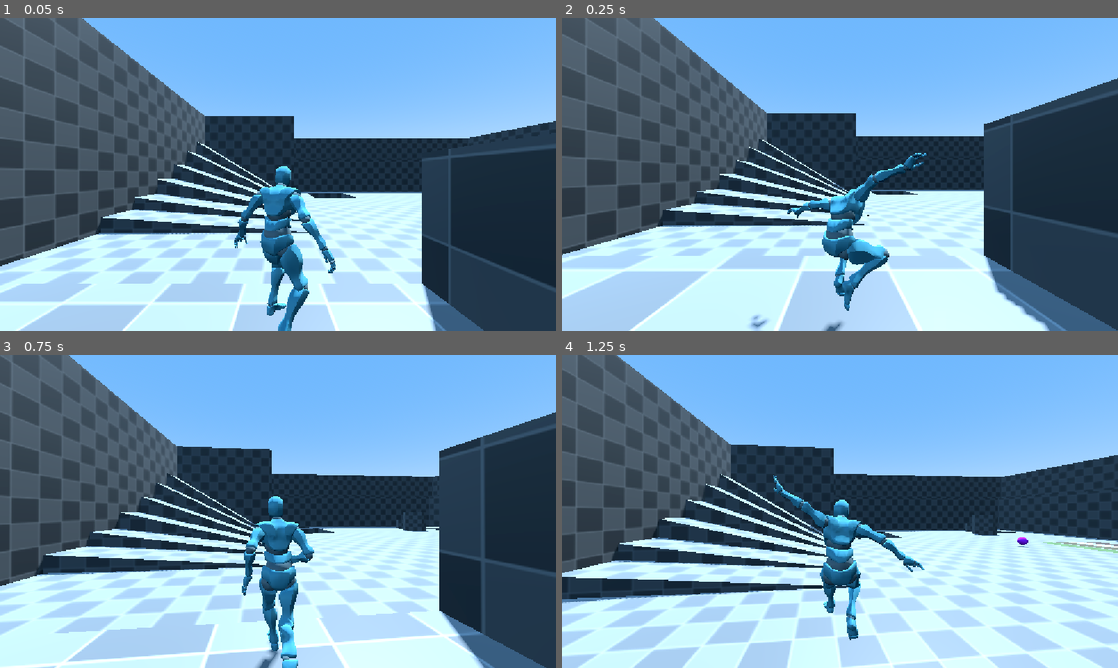
Above: before the commit, frames 1-4 (two rows, left to right).
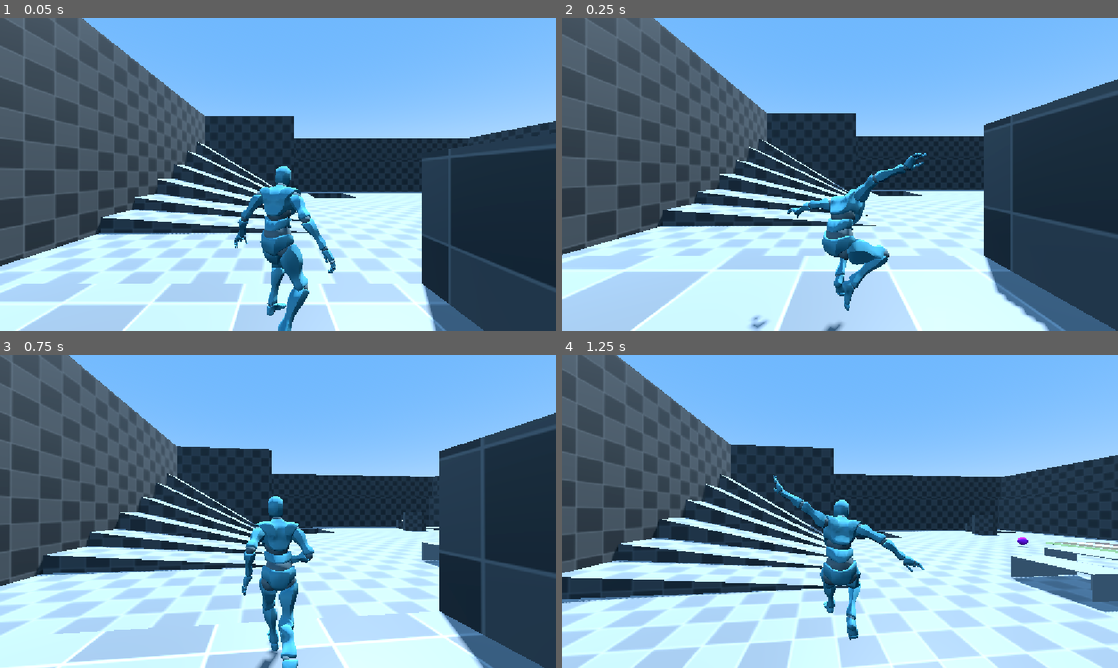
Above: after the commit, the same moments.

Repository: Calipur-Neeson/Tico_Project
Game: Godot game, scene res://Scenes/TestScene.tscn
Two runs of this game, one before a commit and one after it. Both use one fixed random seed, a clock stepped at 60 frames per second and the inputs below.
Inputs (mouse positions are in pixels of both pictures, inside the frame that each line leads up to):
- Up to frame 1 (0.05 s): no input
- Up to frame 2 (0.25 s): no input
- Up to frame 3 (0.75 s): tap Enter at 0.5 s; move the mouse to (305, 511) at 0.52 s; hold W (Move_Forward) from 0.53 s (still down); tap Ctrl (Crouch) at 0.6 s; click (305, 511) at 0.67 s
- Up to frame 4 (1.25 s): keep holding W (Move_Forward); tap Space (Jump) at 0.77, 0.8, 1.07 s

Frame 1 is identical in both runs. In frame 2, 0.4% of the frame differs, in the area x 0-100%, y 4-100%; in frame 3, 1.0%; in frame 4, 2.4%, in the area x 0-100%, y 0-83%.

Commit message:
(~)Rewrite crouch movement

Diff:
--- a/Scenes/Player.tscn
+++ b/Scenes/Player.tscn
@@ -30,8 +30,11 @@
 [ext_resource type="Script" uid="uid://c5gbw7dm7dyhg" path="res://Scripts/Container.gd" id="28_utwlt"]
 [ext_resource type="Script" uid="uid://dyg2p2radpdur" path="res://Scripts/Trajectory.gd" id="29_kih0c"]
 
+[sub_resource type="CapsuleShape3D" id="CapsuleShape3D_61ot5"]
+height = 1.75
+
 [sub_resource type="CapsuleShape3D" id="CapsuleShape3D_12j5o"]
-height = 1.7338867
+height = 1.3
 
 [sub_resource type="AnimationLibrary" id="AnimationLibrary_6xh1p"]
 _data = {
@@ -66,8 +69,8 @@
 size = Vector3(1.595, 0.52, 0.225)
 
 [sub_resource type="CylinderShape3D" id="CylinderShape3D_12j5o"]
-height = 1.36
-radius = 0.29
+height = 0.445
+radius = 0.58
 
 [sub_resource type="CapsuleShape3D" id="CapsuleShape3D_5rbs6"]
 margin = 0.0
@@ -85,65 +88,70 @@
 collision_mask = 45
 script = ExtResource("1_yoq75")
 
-[node name="CollisionShape3D" type="CollisionShape3D" parent="." unique_id=27090066]
+[node name="CollisionStand" type="CollisionShape3D" parent="." unique_id=1387532109]
+shape = SubResource("CapsuleShape3D_61ot5")
+
+[node name="CollisionCrouch" type="CollisionShape3D" parent="." unique_id=1528142525]
+transform = Transform3D(1, 0, 0, 0, 1, 0, 0, 0, 1, 0, -0.18, -0.155)
 shape = SubResource("CapsuleShape3D_12j5o")
 
 [node name="Mesh" parent="." unique_id=817030189 instance=ExtResource("1_bhhdu")]
 transform = Transform3D(-1, 0, -1.509958e-07, 0, 1, 0, 1.509958e-07, 0, -1, 0, -0.86376077, 0)
 
 [node name="Skeleton3D" parent="Mesh" index="0" unique_id=307522006]
-bones/0/rotation = Quaternion(-0.19908413, -0.05242326, -0.0065198755, 0.9785575)
-bones/1/rotation = Quaternion(0.0063499487, -0.007146469, -0.003225472, 0.99994916)
-bones/2/rotation = Quaternion(0.13400991, -0.012976201, -0.008354676, 0.99085987)
-bones/3/rotation = Quaternion(0.19077854, -0.013434987, -0.0075761955, 0.98151195)
-bones/4/rotation = Quaternion(-0.09988021, 0.022495793, 0.0022429177, 0.99474263)
-bones/5/rotation = Quaternion(-0.1781315, 0.012108144, 0.0148597695, 0.9838201)
-bones/7/rotation = Quaternion(-0.268074, -0.6485245, 0.38256297, -0.6009974)
-bones/8/rotation = Quaternion(0.023247002, -0.40836248, 0.33286455, 0.8496475)
-bones/9/rotation = Quaternion(-0.048842218, -0.12783194, 0.23590428, 0.96209294)
-bones/10/rotation = Quaternion(-0.3642951, 0.09399819, 0.05620229, 0.92482144)
-bones/11/rotation = Quaternion(-0.01731066, -0.09593918, 0.313636, 0.9445256)
-bones/12/rotation = Quaternion(0.05521022, -0.005822478, -0.2618336, 0.963515)
-bones/13/rotation = Quaternion(-0.024687247, 5.9164e-08, -0.009621278, 0.9996489)
-bones/15/rotation = Quaternion(0.54934114, -0.040409233, 0.062807105, 0.832254)
-bones/16/rotation = Quaternion(0.3122352, -0.047930367, -0.0092793275, 0.9487496)
-bones/17/rotation = Quaternion(0.10134373, 1.0963203e-08, -0.012230188, 0.9947763)
-bones/19/rotation = Quaternion(0.5525867, -0.0544082, 0.07716209, 0.82809037)
-bones/20/rotation = Quaternion(0.24342582, -0.018622622, -0.01073454, 0.9696813)
-bones/21/rotation = Quaternion(0.4409925, -3.318961e-07, -0.053219166, 0.89593154)
-bones/23/rotation = Quaternion(0.5756963, -0.14408056, 0.0242143, 0.804505)
-bones/24/rotation = Quaternion(0.2712247, 0.06614589, -0.0148896165, 0.9601251)
-bones/25/rotation = Quaternion(0.39702925, -2.5510099e-07, -0.047913577, 0.91655445)
-bones/27/rotation = Quaternion(0.60633165, -0.1422127, 0.04974119, 0.7808094)
-bones/28/rotation = Quaternion(0.1637307, 0.071963795, -0.01034673, 0.98382235)
-bones/29/rotation = Quaternion(3.6591703e-06, 8.409115e-10, 0.00022980936, 1)
-bones/31/rotation = Quaternion(0.38775733, -0.54724777, 0.2708135, 0.6905247)
-bones/32/rotation = Quaternion(-0.0848003, 0.40073192, -0.2626067, 0.87364787)
-bones/33/rotation = Quaternion(-0.018228076, 0.1805316, -0.22749709, 0.9567243)
-bones/34/rotation = Quaternion(-0.38180664, 0.029986346, -0.08704227, 0.9196458)
-bones/35/rotation = Quaternion(0.19579, -0.09112494, -0.21477383, 0.9524887)
-bones/36/rotation = Quaternion(-0.11893918, 0.044931665, -0.013936551, 0.9917865)
-bones/37/rotation = Quaternion(-0.02045148, 4.4407827e-08, -0.0064292434, 0.99977016)
-bones/39/rotation = Quaternion(0.5332032, -0.023056764, -0.02150444, 0.8453995)
-bones/40/rotation = Quaternion(0.3326965, -0.041894507, -0.0735884, 0.9392246)
-bones/41/rotation = Quaternion(0.091249734, 2.5835297e-08, 0.0111205205, 0.99576604)
-bones/43/rotation = Quaternion(0.53397006, 0.067259364, -0.0021255089, 0.84282124)
-bones/44/rotation = Quaternion(0.33015755, -0.09440459, -0.022345714, 0.9389273)
-bones/45/rotation = Quaternion(0.48433846, -0.06222459, 0.024265273, 0.8723277)
-bones/47/rotation = Quaternion(0.5345469, 0.034338944, -0.03619999, 0.84366465)
-bones/48/rotation = Quaternion(0.3349852, 0.0033506649, 0.0154098105, 0.9420914)
-bones/49/rotation = Quaternion(0.52858084, 0.014316903, 0.07351793, 0.84557223)
-bones/51/rotation = Quaternion(0.51571614, 0.20422043, 0.04484581, 0.83085483)
-bones/52/rotation = Quaternion(0.2409898, -0.22062816, 0.020597348, 0.94489306)
-bones/53/rotation = Quaternion(1.0671668e-21, 0, -1.0428465e-05, 1)
-bones/55/rotation = Quaternion(0.24900337, 0.6473741, 0.7051043, -0.14741828)
-bones/56/rotation = Quaternion(-0.87468, 0.09440753, -0.1650112, 0.44586283)
-bones/57/rotation = Quaternion(0.7459705, 0.07298361, 0.12832524, 0.64941055)
-bones/58/rotation = Quaternion(0.59331065, -0.028208926, -0.035984237, 0.80367404)
-bones/60/rotation = Quaternion(-0.29392323, 0.7391246, 0.5892648, 0.14167213)
-bones/61/rotation = Quaternion(-0.8898268, -0.106003895, 0.17813094, 0.40649828)
-bones/62/rotation = Quaternion(0.7212264, -0.02347984, -0.049058136, 0.69056106)
-bones/63/rotation = Quaternion(0.53247416, 0.07778512, 0.103260145, 0.83651537)
+bones/0/position = Vector3(-0.008044849, 0.5089571, 0.0139276385)
+bones/0/rotation = Quaternion(0.36145216, 0.05420801, 0.034134492, 0.93018746)
+bones/1/rotation = Quaternion(0.0016549615, -0.0015631486, -0.012093274, 0.9999243)
+bones/2/rotation = Quaternion(0.12463734, 0.004975107, -0.015058967, 0.99207556)
+bones/3/rotation = Quaternion(0.18149136, 0.004097986, -0.015308747, 0.98326486)
+bones/4/rotation = Quaternion(-0.09155849, -0.025093, -0.0178172, 0.9953241)
+bones/5/rotation = Quaternion(-0.3388864, -0.071208455, 0.050598897, 0.9367632)
+bones/7/rotation = Quaternion(-0.49330565, -0.50041276, 0.58501554, -0.4049612)
+bones/8/rotation = Quaternion(0.21848361, -0.019999638, 0.47421724, 0.85263294)
+bones/9/rotation = Quaternion(0.015008808, 0.033682805, 0.6660275, 0.74501514)
+bones/10/rotation = Quaternion(-0.08459319, 0.508482, 0.01735126, 0.8567317)
+bones/11/rotation = Quaternion(0.22000608, 0.07306217, 0.32113725, 0.91822124)
+bones/12/rotation = Quaternion(-0.042944618, -0.03351281, -0.17392924, 0.9832504)
+bones/13/rotation = Quaternion(-0.024723314, -1.1773237e-06, -0.009723831, 0.99964714)
+bones/15/rotation = Quaternion(-0.032646485, 0.048101623, 0.08699284, 0.9945113)
+bones/16/rotation = Quaternion(0.23693876, -0.007515955, 0.0036332246, 0.97148883)
+bones/17/rotation = Quaternion(0.055418897, -2.7510183e-08, -0.00668795, 0.9984408)
+bones/19/rotation = Quaternion(0.033968557, 0.0097638955, 0.016441174, 0.99924)
+bones/20/rotation = Quaternion(0.28092137, -0.012883378, 0.023108866, 0.959366)
+bones/21/rotation = Quaternion(0.10039788, -8.8481606e-08, -0.012115999, 0.9948736)
+bones/23/rotation = Quaternion(0.1626295, -0.013560908, -0.08537452, 0.98289317)
+bones/24/rotation = Quaternion(0.32811874, 0.010097875, 0.02764577, 0.94417787)
+bones/25/rotation = Quaternion(0.15677023, -1.568483e-07, -0.018919073, 0.9874539)
+bones/27/rotation = Quaternion(0.21986325, -0.09024419, -0.25100252, 0.9383571)
+bones/28/rotation = Quaternion(0.3766238, 0.024875324, 0.05201063, 0.9245705)
+bones/29/rotation = Quaternion(0.20282498, 4.4502595e-08, -0.024477012, 0.9789091)
+bones/31/rotation = Quaternion(0.6939358, -0.39517727, 0.44836277, 0.40157062)
+bones/32/rotation = Quaternion(0.11970937, 0.27009168, -0.33741394, 0.89379644)
+bones/33/rotation = Quaternion(-0.009971909, -0.009332932, -0.39997664, 0.91642356)
+bones/34/rotation = Quaternion(-0.5504381, -0.37510014, -0.112966895, 0.73726267)
+bones/35/rotation = Quaternion(0.10057594, 0.2907605, -0.4040051, 0.8614656)
+bones/36/rotation = Quaternion(-0.010226163, 0.0066800048, -0.0015911537, 0.9999241)
+bones/37/rotation = Quaternion(-0.020488072, 1.4706532e-06, -0.0063265287, 0.9997701)
+bones/39/rotation = Quaternion(-0.0035970584, 0.014073225, -0.0805483, 0.99664485)
+bones/40/rotation = Quaternion(0.10863298, -0.00047565985, 0.013485373, 0.99399036)
+bones/41/rotation = Quaternion(0.06406629, 1.3097056e-07, 0.0078076604, 0.9979151)
+bones/43/rotation = Quaternion(0.024024852, 0.008128916, 0.012017955, 0.9996061)
+bones/44/rotation = Quaternion(0.15423337, 0.006282342, -0.0067034285, 0.98799175)
+bones/45/rotation = Quaternion(0.106733024, 7.0101e-09, 0.013007238, 0.9942026)
+bones/47/rotation = Quaternion(0.06122225, -0.008015182, 0.12030047, 0.9908155)
+bones/48/rotation = Quaternion(0.16603014, -0.0039328746, -0.021137249, 0.9858863)
+bones/49/rotation = Quaternion(0.16029924, 2.2159266e-07, 0.019535221, 0.98687524)
+bones/51/rotation = Quaternion(0.10504354, -0.021337884, 0.2832148, 0.9530477)
+bones/52/rotation = Quaternion(0.18343103, -0.005759706, -0.05782317, 0.9813136)
+bones/53/rotation = Quaternion(0.20414406, 8.362317e-08, 0.024878547, 0.9786247)
+bones/55/rotation = Quaternion(0.19619098, 0.7441967, 0.593107, -0.23644128)
+bones/56/rotation = Quaternion(-0.9025685, -0.02637963, 0.04132474, 0.42774594)
+bones/57/rotation = Quaternion(0.7439657, 0.15533167, -0.21844915, 0.61210066)
+bones/58/rotation = Quaternion(0.48216274, -0.04098354, -0.023040663, 0.8748192)
+bones/60/rotation = Quaternion(-0.10471243, 0.8137712, 0.57114035, 0.024708679)
+bones/61/rotation = Quaternion(-0.9362257, -0.0046375864, 0.012003561, 0.3511637)
+bones/62/rotation = Quaternion(0.77886105, -0.015053041, -0.09337186, 0.6200246)
+bones/63/rotation = Quaternion(0.5146953, 0.01654837, 0.0055019744, 0.85719585)
 
 [node name="AnimationPlayer" parent="Mesh" index="1" unique_id=1256023696]
 libraries/NewLib = SubResource("AnimationLibrary_6xh1p")
@@ -203,10 +211,10 @@
 collision_mask = 2
 
 [node name="CeilingCast" type="ShapeCast3D" parent="RayDetectors" unique_id=765654938]
-transform = Transform3D(1, 0, 0, 0, 1, 0, 0, 0, 1, 0, 1.814017, 0)
+transform = Transform3D(1, 0, 0, 0, 1, 0, 0, 0, 1, 0, 0.70765686, 0)
 shape = SubResource("CylinderShape3D_12j5o")
 target_position = Vector3(0, 0, 0)
-collision_mask = 8
+collision_mask = 10
 
 [node name="InteractCast" type="ShapeCast3D" parent="RayDetectors" unique_id=1570462782]
 transform = Transform3D(1, 0, 0, 0, 1, 0, 0, 0, 1, 0, 0, -0.7717667)
--- a/Scenes/TestScene.tscn
+++ b/Scenes/TestScene.tscn
@@ -32,6 +32,10 @@
 [sub_resource type="BoxShape3D" id="BoxShape3D_12j5o"]
 size = Vector3(7.5, 0.23, 5.115)
 
+[sub_resource type="BoxMesh" id="BoxMesh_12j5o"]
+
+[sub_resource type="BoxShape3D" id="BoxShape3D_61ot5"]
+
 [node name="Node3D" type="Node3D" unique_id=1930091129]
 
 [node name="WorldEnvironment" type="WorldEnvironment" parent="." unique_id=1635902719]
@@ -93,6 +97,86 @@
 [node name="StaticBody3D" parent="test_level/dirt" parent_id_path=PackedInt32Array(78685540, 1906227977) index="0" unique_id=725711831]
 script = ExtResource("2_iufkg")
 footstep_sound = ExtResource("7_hctok")
+
+[node name="Cave" type="Node3D" parent="test_level" unique_id=612785187]
+
+[node name="CaveP1" type="Node3D" parent="test_level/Cave" unique_id=549258832]
+transform = Transform3D(1, 0, 0, 0, 1, 0, 0, 0, 1, -4.3079014, 2.710052, 12.935077)
+
+[node name="MeshInstance3D" type="MeshInstance3D" parent="test_level/Cave/CaveP1" unique_id=670285281]
+transform = Transform3D(2.5059412, 0, 0, 0, 0.045987822, 0, 0, 0, 4.0801363, 0, -0.8059292, 0)
+mesh = SubResource("BoxMesh_12j5o")
+
+[node name="StaticBody3D" type="StaticBody3D" parent="test_level/Cave/CaveP1/MeshInstance3D" unique_id=1574565733]
+collision_layer = 8
+
+[node name="CollisionShape3D" type="CollisionShape3D" parent="test_level/Cave/CaveP1/MeshInstance3D/StaticBody3D" unique_id=716721710]
+shape = SubResource("BoxShape3D_61ot5")
+
+[node name="CaveP2" type="Node3D" parent="test_level/Cave" unique_id=1970387675]
+transform = Transform3D(1, 0, 0, 0, -4.3711385e-08, -0.44761953, 0, 0.99999994, -1.9566071e-08, -4.301359, 0.9543655, 11.732648)
+
+[node name="MeshInstance3D" type="MeshInstance3D" parent="test_level/Cave/CaveP2" unique_id=458249360]
+transform = Transform3D(2.5059412, 0, 0, 0, 0.045987822, 0, 0, 0, 4.0801363, 0, -0.8059292, 0)
+mesh = SubResource("BoxMesh_12j5o")
+
+[node name="StaticBody3D" type="StaticBody3D" parent="test_level/Cave/CaveP2/MeshInstance3D" unique_id=1151597098]
+collision_layer = 8
+
+[node name="CollisionShape3D" type="CollisionShape3D" parent="test_level/Cave/CaveP2/MeshInstance3D/StaticBody3D" unique_id=1812739787]
+shape = SubResource("BoxShape3D_61ot5")
+
+[node name="CaveP3" type="Node3D" parent="test_level/Cave" unique_id=1572124312]
+transform = Transform3D(1, 0, 0, 0, -4.3711385e-08, -0.44761953, 0, 0.99999994, -1.9566071e-08, -4.301359, 0.9543655, 15.741683)
+
+[node name="MeshInstance3D" type="MeshInstance3D" parent="test_level/Cave/CaveP3" unique_id=782148901]
+transform = Transform3D(2.5059412, 0, 0, 0, 0.045987822, 0, 0, 0, 4.0801363, 0, -0.8059292, 0)
+mesh = SubResource("BoxMesh_12j5o")
+
+[node name="StaticBody3D" type="StaticBody3D" parent="test_level/Cave/CaveP3/MeshInstance3D" unique_id=369846307]
+collision_layer = 8
+
+[node name="CollisionShape3D" type="CollisionShape3D" parent="test_level/Cave/CaveP3/MeshInstance3D/StaticBody3D" unique_id=306317417]
+shape = SubResource("BoxShape3D_61ot5")
+
+[node name="CaveP4" type="Node3D" parent="test_level/Cave" unique_id=1497714916]
+transform = Transform3D(1, 0, 0, 0, 1, 0, 0, 0, 1, -6.832784, 2.2196884, 12.935077)
+
+[node name="MeshInstance3D" type="MeshInstance3D" parent="test_level/Cave/CaveP4" unique_id=1708416352]
+transform = Transform3D(2.5059412, 0, 0, 0, 0.045987822, 0, 0, 0, 4.0801363, 0, -0.8059292, 0)
+mesh = SubResource("BoxMesh_12j5o")
+
+[node name="StaticBody3D" type="StaticBody3D" parent="test_level/Cave/CaveP4/MeshInstance3D" unique_id=1753308071]
+collision_layer = 8
+
+[node name="CollisionShape3D" type="CollisionShape3D" parent="test_level/Cave/CaveP4/MeshInstance3D/StaticBody3D" unique_id=1799464484]
+shape = SubResource("BoxShape3D_61ot5")
+
+[node name="CaveP5" type="Node3D" parent="test_level/Cave" unique_id=924842571]
+transform = Transform3D(1, 0, 0, 0, -4.3711385e-08, -0.44761953, 0, 0.99999994, -1.9566071e-08, -6.826242, 0.9543655, 11.732648)
+
+[node name="MeshInstance3D" type="MeshInstance3D" parent="test_level/Cave/CaveP5" unique_id=1347652703]
+transform = Transform3D(2.5059412, 0, 0, 0, 0.045987815, 1.4210855e-14, 0, -4.440892e-16, 3.0490367, 0, -0.8059292, 0.527748)
+mesh = SubResource("BoxMesh_12j5o")
+
+[node name="StaticBody3D" type="StaticBody3D" parent="test_level/Cave/CaveP5/MeshInstance3D" unique_id=382572793]
+collision_layer = 8
+
+[node name="CollisionShape3D" type="CollisionShape3D" parent="test_level/Cave/CaveP5/MeshInstance3D/StaticBody3D" unique_id=27348692]
+shape = SubResource("BoxShape3D_61ot5")
+
+[node name="CaveP6" type="Node3D" parent="test_level/Cave" unique_id=468988153]
+transform = Transform3D(1, 0, 0, 0, -4.3711385e-08, -0.44761953, 0, 0.99999994, -1.9566071e-08, -6.826242, 0.9543655, 15.741683)
+
+[node name="MeshInstance3D" type="MeshInstance3D" parent="test_level/Cave/CaveP6" unique_id=527813540]
+transform = Transform3D(2.5059412, 0, 0, 0, 0.045987602, 2.9842795e-13, 0, -2.220446e-15, 2.9034104, 0, -0.8059292, 0.38661957)
+mesh = SubResource("BoxMesh_12j5o")
+
+[node name="StaticBody3D" type="StaticBody3D" parent="test_level/Cave/CaveP6/MeshInstance3D" unique_id=1509092727]
+collision_layer = 8
+
+[node name="CollisionShape3D" type="CollisionShape3D" parent="test_level/Cave/CaveP6/MeshInstance3D/StaticBody3D" unique_id=1068668753]
+shape = SubResource("BoxShape3D_61ot5")
 
 [node name="CharacterBody3D" parent="." unique_id=1445218770 instance=ExtResource("2_5lt6y")]
 transform = Transform3D(1, 0, 0, 0, 1, 0, 0, 0, 1, -21.050232, 3.6557865, 24.643148)
--- a/Scripts/Player.gd
+++ b/Scripts/Player.gd
@@ -11,6 +11,9 @@
 @onready var container: PlayerContainer = $Container
 @onready var muzzle: Trajectory = $Muzzle
 
+#Colliders
+@onready var collision_stand: CollisionShape3D = $CollisionStand
+@onready var collision_crouch: CollisionShape3D = $CollisionCrouch
 
 #Caster
 @onready var climbable_cast: RayCast3D = $RayDetectors/ClimbCast
@@ -38,6 +41,8 @@
 var state: BasePlayerState = PlayerState.Idle
 
 func _ready() -> void:
+	ceiling_cast.enabled = false
+
 	state.Enter(self)
 	camControl = spring_arm_3d
 
@@ -73,6 +78,11 @@
 		velocity.x = move_toward(velocity.x, 0, 1)
 		velocity.z = move_toward(velocity.z, 0, 1)
 
+func SetCrouch(crouch: bool) -> void:
+	isCrouch = crouch
+	collision_crouch.disabled = !crouch
+	collision_stand.disabled = crouch
+
 func ForceMovePlayer(offset: Vector3) -> void:
 	var tween = create_tween()
 	tween.tween_property(self, "position", position + offset, 0.1)
--- a/Scripts/States/CrouchIdleState.gd
+++ b/Scripts/States/CrouchIdleState.gd
@@ -2,7 +2,7 @@
 extends BasePlayerState
 
 func Enter(player: Player) -> void:
-	player.isCrouch = true
+	player.SetCrouch(true)
 	player.playerAnim.play("NewLib/CrouchIdle", player.BLEEND_SPEED)
 
 func PreUpdate(player: Player) -> void:
@@ -13,7 +13,12 @@
 		player.ChangeStateTo(PlayerState.CrouchWalk)
 
 	elif Input.is_action_just_pressed("Jump") or Input.is_action_just_pressed("Crouch"):
-		player.ChangeStateTo(PlayerState.CrouchToStand)
+		player.ceiling_cast.enabled = true
+		player.ceiling_cast.force_shapecast_update()
+		if not player.ceiling_cast.is_colliding():
+			player.ChangeStateTo(PlayerState.CrouchToStand)
+		else :
+			player.ceiling_cast.enabled = false
 
 	elif Input.is_action_pressed("Aim") and player.is_on_floor():
 		player.ChangeStateTo(PlayerState.Aim)
--- a/Scripts/States/CrouchToStandState.gd
+++ b/Scripts/States/CrouchToStandState.gd
@@ -3,6 +3,7 @@
 
 func Enter(player: Player) -> void:
 	player.playerAnim.play("NewLib/CrouchToStand", player.BLEEND_SPEED)
+	player.ceiling_cast.enabled = false
 
 
 func PreUpdate(player: Player) -> void:
--- a/Scripts/States/IdleState.gd
+++ b/Scripts/States/IdleState.gd
@@ -2,7 +2,7 @@
 extends BasePlayerState
 
 func Enter(player: Player) -> void:
-	player.isCrouch = false
+	player.SetCrouch(false)
 	player.playerAnim.play("NewLib/Idle", player.BLEEND_SPEED)
 
 func PreUpdate(player: Player) -> void:
